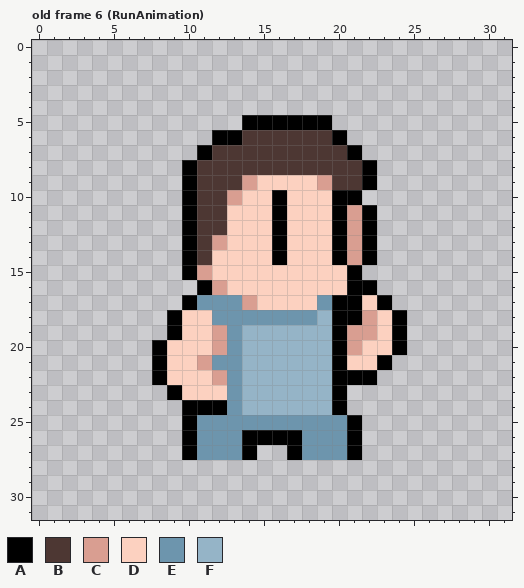
Pixel-art file, stored at LudamDare49/Assets/Texture/Character.aseprite. That is the earlier state.
32x32 pixels, 10 frames. Shown: old frame 6 (RunAnimation). The commit also changed other frames, which this record leaves out.
Palette (. is transparent): A #000000  B #4d3733  C #d99e91  D #fcd1c0  E #6d95ad  F #95b4c7
Pixels before, old frame 6 (RunAnimation), first column x 8:
 5 ......AAAAAA.....
 6 ....AABBBBBBA....
 7 ...ABBBBBBBBBA...
 8 ..ABBBBBBBBBBBA..
 9 ..ABBBCDDDDCBBA..
10 ..ABBCDDADDDAA...
11 ..ABBDDDADDDACA..
12 ..ABBDDDADDDACA..
13 ..ABCDDDADDDACA..
14 ..ABDDDDADDDACA..
15 ..ACDDDDDDDDDA...
16 ...ACDDDDDDDDAA..
17 ..AEEECDDDDEAADA.
18 .ADDEEEEEEEFAACDA
19 .ADDCEFFFFFFACCDA
20 ADDDCEFFFFFFACDDA
21 ADDCEEFFFFFFADDA.
22 ADDDCEFFFFFFAAA..
23 .ADDDEFFFFFFA....
24 ..AAAEFFFFFFA....
25 ..AEEEEEEEEEEA...
26 ..AEEEAAAAEEEA...
27 ..AEEEA..AEEEA...
After the commit:
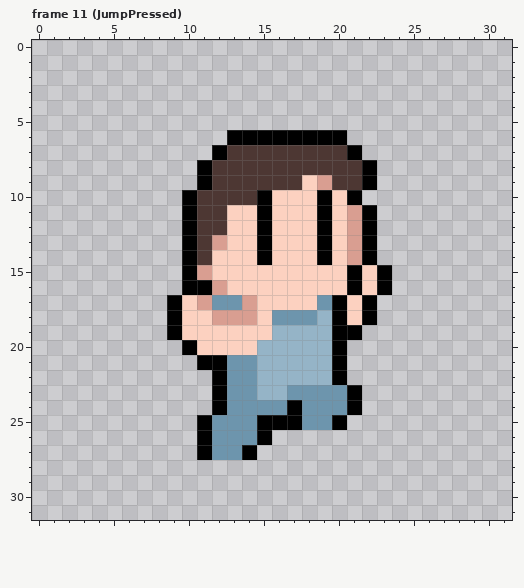
A new or re-ordered frame is compared with the old frame closest to it.
Diff:
{"change": "frames 10 -> 23"}
{"where": "frame 11 (JumpPressed) is new; against old frame 6 (RunAnimation)"}
{"frame":11,"y":5,"x":14,"old":"AAAAAA","new":"......"}
{"frame":11,"y":6,"x":12,"old":"A","new":"."}
{"frame":11,"y":6,"x":14,"old":"BBBBBB","new":"AAAAAA"}
{"frame":11,"y":7,"x":11,"old":"AB","new":".A"}
{"frame":11,"y":8,"x":10,"old":"AB","new":".A"}
{"frame":11,"y":9,"x":10,"old":"AB","new":".A"}
{"frame":11,"y":9,"x":14,"old":"CDDD","new":"BBBB"}
{"frame":11,"y":10,"x":13,"old":"CDDA","new":"BBAD"}
{"frame":11,"y":10,"x":19,"old":"DA","new":"AD"}
{"frame":11,"y":11,"x":15,"old":"DA","new":"AD"}
{"frame":11,"y":11,"x":19,"old":"DA","new":"AD"}
{"frame":11,"y":12,"x":15,"old":"DA","new":"AD"}
{"frame":11,"y":12,"x":19,"old":"DA","new":"AD"}
{"frame":11,"y":13,"x":15,"old":"DA","new":"AD"}
{"frame":11,"y":13,"x":19,"old":"DA","new":"AD"}
{"frame":11,"y":14,"x":15,"old":"DA","new":"AD"}
{"frame":11,"y":14,"x":19,"old":"DA","new":"AD"}
{"frame":11,"y":15,"x":22,"old":"..","new":"DA"}
{"frame":11,"y":16,"x":10,"old":".","new":"A"}
{"frame":11,"y":16,"x":22,"old":"A.","new":"DA"}
{"frame":11,"y":17,"x":9,"old":".AE","new":"ADC"}
{"frame":11,"y":17,"x":21,"old":"ADA","new":"DA."}
{"frame":11,"y":18,"x":12,"old":"EEEE","new":"CCCD"}
{"frame":11,"y":18,"x":21,"old":"ACDA","new":"DA.."}
{"frame":11,"y":19,"x":12,"old":"CEFF","new":"DDDD"}
{"frame":11,"y":19,"x":21,"old":"CCDA","new":"A..."}
{"frame":11,"y":20,"x":8,"old":"ADD","new":"..A"}
{"frame":11,"y":20,"x":12,"old":"CEF","new":"DDD"}
{"frame":11,"y":20,"x":21,"old":"CDDA","new":"...."}
{"frame":11,"y":21,"x":8,"old":"ADDCE","new":"...AA"}
{"frame":11,"y":21,"x":14,"old":"F","new":"E"}
{"frame":11,"y":21,"x":21,"old":"DDA","new":"..."}
{"frame":11,"y":22,"x":8,"old":"ADDDC","new":"....A"}
{"frame":11,"y":22,"x":14,"old":"F","new":"E"}
{"frame":11,"y":22,"x":21,"old":"AA","new":".."}
{"frame":11,"y":23,"x":9,"old":"ADDD","new":"...A"}
{"frame":11,"y":23,"x":14,"old":"F","new":"E"}
{"frame":11,"y":23,"x":17,"old":"FFFA.","new":"EEEEA"}
{"frame":11,"y":24,"x":10,"old":"AA","new":".."}
{"frame":11,"y":24,"x":14,"old":"FFFFFFA.","new":"EEEAEEEA"}
{"frame":11,"y":25,"x":10,"old":"AE","new":".A"}
{"frame":11,"y":25,"x":15,"old":"EEE","new":"AAA"}
{"frame":11,"y":25,"x":20,"old":"EA","new":"A."}
{"frame":11,"y":26,"x":10,"old":"AE","new":".A"}
{"frame":11,"y":26,"x":14,"old":"A","new":"E"}
{"frame":11,"y":26,"x":16,"old":"AAEEEA","new":"......"}
{"frame":11,"y":27,"x":10,"old":"AE","new":".A"}
{"frame":11,"y":27,"x":17,"old":"AEEEA","new":"....."}
{"label":"changed","picture_box":[152,115,407,460]}
